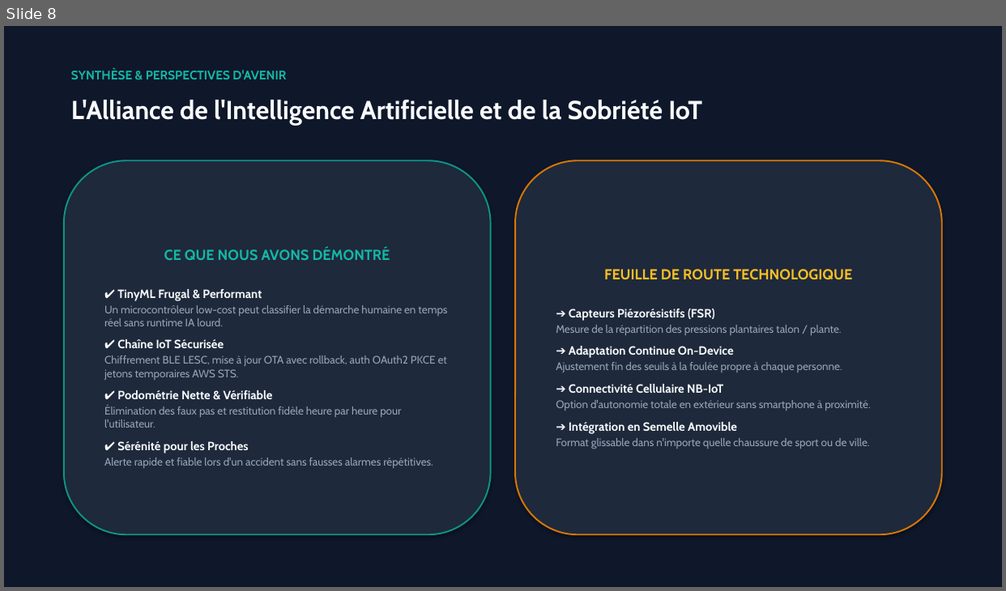
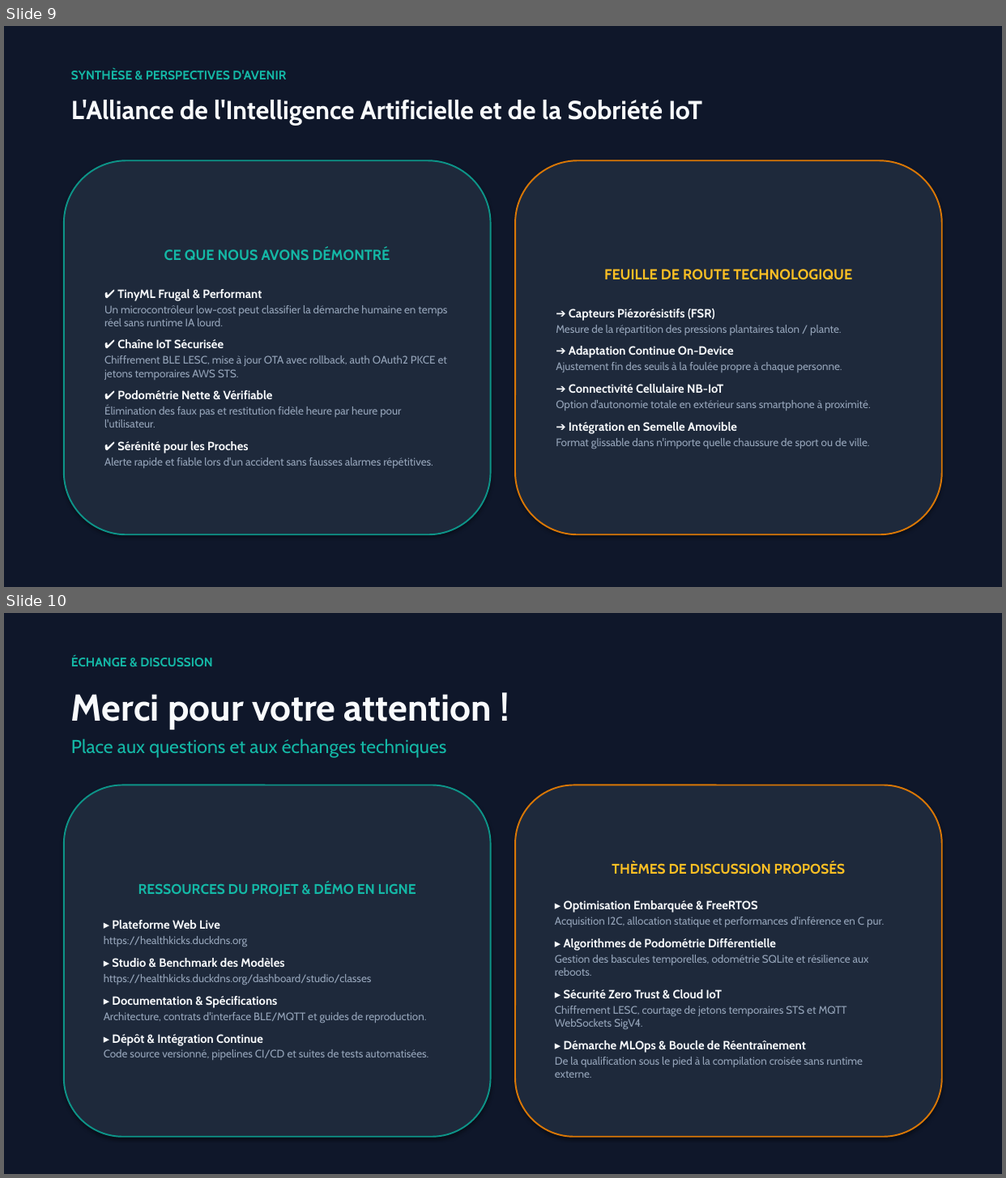
Before and after one commit to daverck/health-kicks-ecosystem, a slide deck: docs/presentation/presentation_healthkicks.pptx. Shown one above the other, each under a label of ours: slide 8 before the commit, slides 9 and 10 after it. The pictures are 1006x591 and 1006x1178 pixels, drawn with LibreOffice and Linux fonts; fonts in the diff are those of the drawing. Boxes give left, top, right and bottom in pixels: in the first picture for what was removed or moved away, otherwise in the second. Text is boxed around its words. In the diff, an @@ line names an element or a change of style, - is before the commit and + after.

```diff
--- a/docs/presentation/presentation_healthkicks.pptx
+++ b/docs/presentation/presentation_healthkicks.pptx
@@ slide 10 added at (4,613,1002,1174), background #FFFFFF @@
@@ rectangle added at (4,613,1002,1174), fill #0F172A @@
@@ text added at (71,655,212,666), 12 pt, text #14B8A6, bold @@
+ÉCHANGE & DISCUSSION
@@ text added at (71,694,492,758), 18 pt, text #14B8A6 @@
+Merci pour votre attention !
+Place aux questions et aux échanges techniques
@@ rounded rectangle added at (64,786,491,1137), fill #1E293B, outline #0D9488 1.5 pt, 10.5 pt, text #94A3B8 @@
+RESSOURCES DU PROJET & DÉMO EN LIGNE
+▸ Plateforme Web Live
+https://healthkicks.duckdns.org
+▸ Studio & Benchmark des Modèles
+https://healthkicks.duckdns.org/dashboard/studio/classes
+▸ Documentation & Spécifications
+Architecture, contrats d'interface BLE/MQTT et guides de reproduction.
+▸ Dépôt & Intégration Continue
+Code source versionné, pipelines CI/CD et suites de tests automatisées.
@@ rounded rectangle added at (515,786,942,1137), fill #1E293B, outline #D97706 1.5 pt, 10.5 pt, text #94A3B8 @@
+THÈMES DE DISCUSSION PROPOSÉS
+▸ Optimisation Embarquée & FreeRTOS
+Acquisition I2C, allocation statique et performances d'inférence en C pur.
+▸ Algorithmes de Podométrie Différentielle
+Gestion des bascules temporelles, odométrie SQLite et résilience aux reboots.
+▸ Sécurité Zero Trust & Cloud IoT
+Chiffrement LESC, courtage de jetons temporaires STS et MQTT WebSockets SigV4.
+▸ Démarche MLOps & Boucle de Réentraînement
+De la qualification sous le pied à la compilation croisée sans runtime externe.
@@ what was slide 8 is now slide 9 @@
```
Also in this commit, not shown: 3 slides changed, 1 other slide added, 5 other files.
